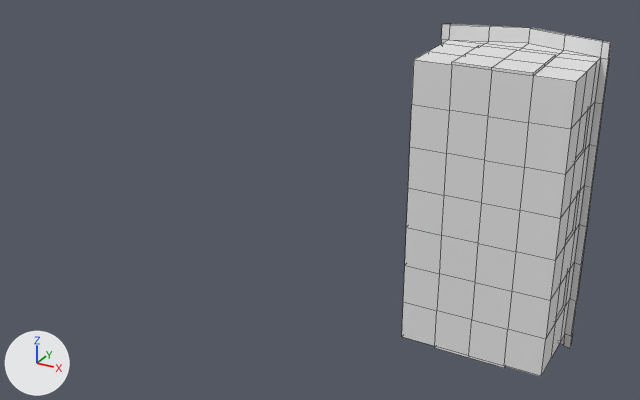
Renders of the FBX model Assets/Grafic/Farm/HorseStable.fbx from each side of a commit.
Camera for both pictures: a camera (50 mm lens) standing at (8.16, -10.56, 4.81) and looking at (2.46, -0.2, -0.37). Arrows for +X, +Y and +Z are at lower left; the lights stay in place. Mesh edges are drawn as thin lines. Where no turn or scale is listed for an object, it has been applied to the vertices.

Names of what the first picture shows: 'HorseStable'.
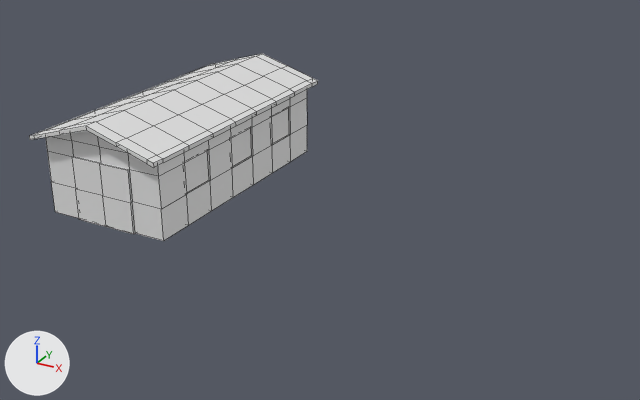
Boxes [x1, y1, x2, y2] around the edits, measured in the pictures (640 x 400 px):
```json
{"object": "HorseStable", "change": "reshaped, moved, turned", "before": [402, 24, 611, 376], "after": [45, 90, 307, 241]}
{"object": "HorseStable.002", "change": "added", "after": [29, 54, 318, 168]}
{"object": "HorseStable.003", "change": "added", "after": [72, 157, 135, 234]}
{"object": "HorseStable.001", "change": "added", "after": [185, 108, 289, 193]}
{"part": 1, "of": "me_cube_002", "change": "deleted", "before": [435, 24, 611, 368]}
```

Scene script edits in JSON lines:
```json
{"block": "me_cube_002", "where": "# used by ob_horsestable; location = (5.0, 0.0, 0.0); scale = (1.0, 0.6, 2.0)"}
{"op": "remove", "block": "me_cube_002", "code": "me_cube_002.from_pydata(...)  # 268 vertices, 266 faces; spans x -1.1..1.1, y -1.0..1.6, z -1.1..1.1"}
{"op": "add", "block": "me_cube_002", "code": "me_cube_002.from_pydata(...)  # 128 vertices, 104 faces; spans x -1.0..1.0, y -1.0..1.0, z -1.0..1.0"}
{"block": "me_cube_002", "change": "me_cube_002 part 1"}
{"block": "me_cube_002", "change": "140 vertices are removed from x -1.1..1.1, y -1.0..1.6, z -1.1..1.1"}
{"block": "me_cube_002", "change": "162 faces are deleted"}
{"op": "add", "block": "me_cube_007", "code": ["me_cube_007 = bpy.data.meshes.new('Cube.007')", "me_cube_007.from_pydata(...)  # 34 vertices, 24 faces; spans x -0.5..0.5, y -2.03..2.03, z -0.6..0.36"]}
{"op": "add", "block": "me_cube_005", "code": ["me_cube_005 = bpy.data.meshes.new('Cube.005')", "me_cube_005.from_pydata(...)  # 24 vertices, 6 faces; spans x -0.97..0.97, y -1.43..1.43, z -0.12..0.36"]}
{"op": "add", "block": "me_cube_006", "code": ["me_cube_006 = bpy.data.meshes.new('Cube.006')", "me_cube_006.from_pydata(...)  # 144 vertices, 132 faces; spans x -1.1..1.1, y -2.2..2.2, z 0.57..0.96"]}
{"op": "set", "path": "ob_horsestable.location", "old": "(5.0, 0.0, 0.0)", "new": "(0.0, 0.0, 0.0)"}
{"op": "set", "path": "ob_horsestable.rotation_euler", "old": "(0.0, 0.0, 0.0)", "new": "(1.571, 0.0, 0.0)", "note": "degrees (0, 0, 0) -> degrees (90, 0, 0)"}
{"op": "add", "block": "ob_horsestable_003", "code": ["ob_horsestable_003 = bpy.data.objects.new('HorseStable.003', me_cube_007)", "ob_horsestable_003.location = (0.0, 0.0, 0.0)"]}
{"op": "add", "block": "ob_horsestable_001", "code": ["ob_horsestable_001 = bpy.data.objects.new('HorseStable.001', me_cube_005)", "ob_horsestable_001.location = (0.0, 0.0, 0.0)"]}
{"op": "add", "block": "ob_horsestable_002", "code": ["ob_horsestable_002 = bpy.data.objects.new('HorseStable.002', me_cube_006)", "ob_horsestable_002.location = (0.0, 0.0, 0.0)"]}
```
